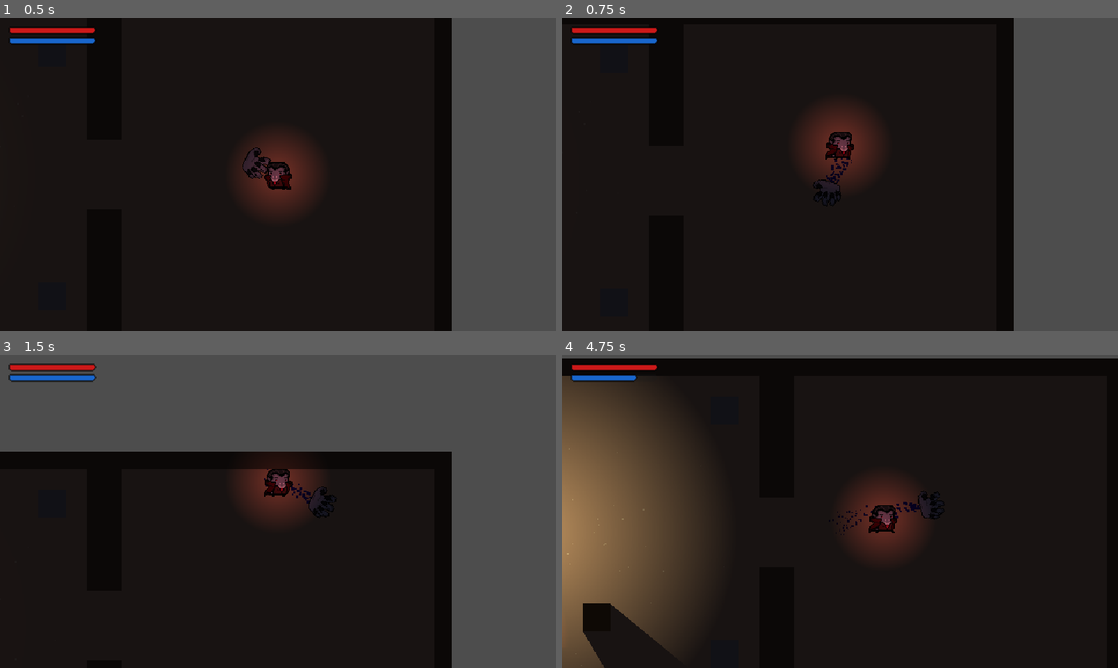
Above: before the commit, frames 1-4 (two rows, left to right).
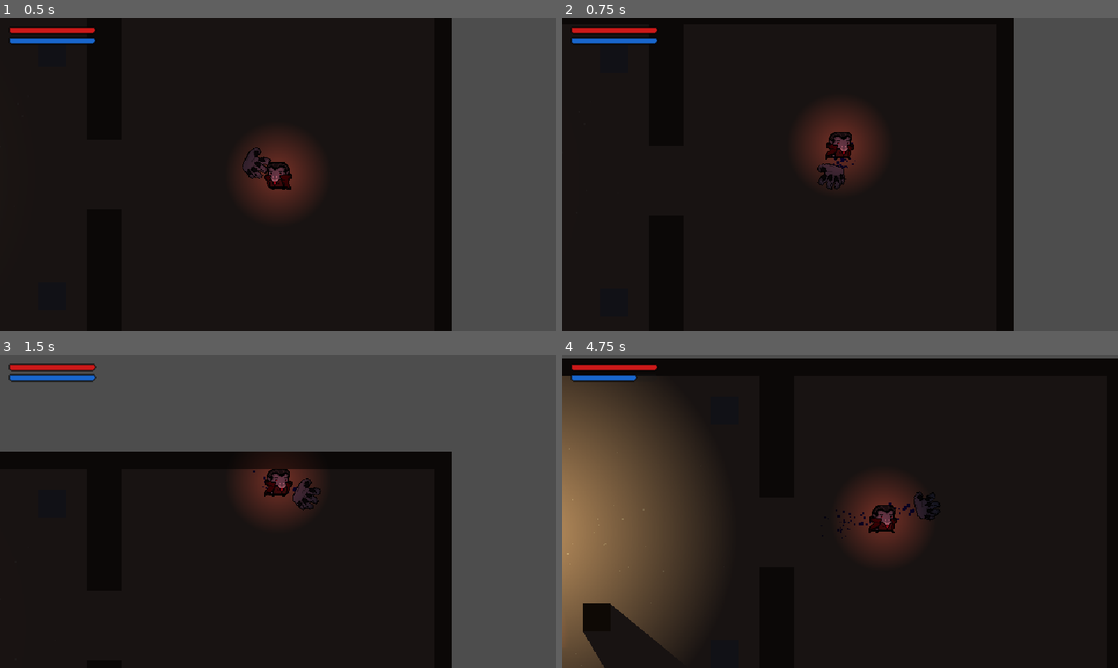
Above: after the commit, the same moments.

Repository: Lohrel/WlademirBizarreAdventures
Game: Godot game, scene res://scenes/level_generator.tscn
The game is run twice, just before and just after one commit, with the same random seed, the same clock (stepped at 60 frames per second) and the same inputs. The engine's default icon, where the game draws it, is replaced by a stand-in: a white triangle on a blue panel in a dark square.
Inputs (mouse positions are in pixels of both pictures, inside the frame that each line leads up to):
- Up to frame 1 (0.5 s): no input
- Up to frame 2 (0.75 s): tap Enter at 0.5 s; move the mouse to (812, 237) at 0.52 s; hold W (move_up) from 0.53 s (still down); click (812, 237) at 0.6 s
- Up to frame 3 (1.5 s): keep holding W (move_up); move the mouse to (444, 558) at 1.27 s; click (444, 558) at 1.35 s
- Up to frame 4 (4.75 s): move the mouse to (673, 464) at 2.02 s; release W (move_up) at 2.03 s; hold A (move_left) 2.03-3.53 s; tap Shift (dash) at 2.1, 4.35 s; click (673, 464) at 2.3 s; move the mouse to (867, 511) at 2.77 s; click (867, 511) at 2.85 s; move the mouse to (756, 433) at 3.52 s; hold S (move_down) 3.53-4.28 s; click (756, 433) at 3.6 s; move the mouse to (962, 495) at 4.27 s; hold Right (move_right) from 4.28 s (still down); click (962, 495) at 4.55 s

Frame 1 is identical in both runs. In frame 2, 0.3% of the frame differs, in the area x 45-53%, y 39-58%; in frame 3, 0.3%; in frame 4, 0.3%, in the area x 48-69%, y 43-59%.

Commit message:
Mecânica de dano de ataque, Dummy inimigo de teste

Diff:
--- a/project.godot
+++ b/project.godot
@@ -76,9 +76,9 @@
 
 [rendering]
 
+textures/canvas_textures/default_texture_filter=0
+rendering_device/driver.windows="d3d12"
 2d/snap/snap_2d_transforms_to_pixel=true
 2d/snap/snap_2d_vertices_to_pixel=true
-textures/canvas_textures/default_texture_filter=0
-rendering_device/driver.windows="d3d12"
 2d/size/mode=0
 2d/stretch/scale=1.0
--- /dev/null
+++ b/scenes/blood_particles.tscn
@@ -0,0 +1,27 @@
+[gd_scene format=3 uid="uid://c6u7v4l6n7p4j"]
+
+[sub_resource type="Curve" id="Curve_Blood"]
+_data = [Vector2(0, 1), 0.0, 0.0, 0, 0, Vector2(1, 0), 0.0, 0.0, 0, 0]
+point_count = 2
+
+[sub_resource type="Gradient" id="Gradient_Blood"]
+colors = PackedColorArray(0.6, 0, 0, 1, 0.25, 0, 0, 1)
+
+[node name="BloodParticles" type="CPUParticles2D"]
+emitting = false
+amount = 20
+lifetime = 0.5
+one_shot = true
+explosiveness = 0.8
+randomness = 0.5
+lifetime_randomness = 0.3
+spread = 180.0
+gravity = Vector2(0, 150)
+initial_velocity_min = 50.0
+initial_velocity_max = 120.0
+damping_min = 20.0
+damping_max = 50.0
+scale_amount_min = 2.0
+scale_amount_max = 4.0
+scale_amount_curve = SubResource("Curve_Blood")
+color_initial_ramp = SubResource("Gradient_Blood")
--- /dev/null
+++ b/scenes/dummy.tscn
@@ -0,0 +1,33 @@
+[gd_scene format=3 uid="uid://cx1r0w5q1y2n4"]
+
+[ext_resource type="Script" path="res://scripts/dummy.gd" id="1_dummy"]
+[ext_resource type="Texture2D" uid="uid://bt4m4k5k0w2p5" path="res://assets/sprites/icon.svg" id="2_icon"]
+
+[sub_resource type="RectangleShape2D" id="RectangleShape2D_phys"]
+size = Vector2(16, 16)
+
+[sub_resource type="CircleShape2D" id="CircleShape2D_hurt"]
+radius = 12.0
+
+[node name="Dummy" type="StaticBody2D"]
+collision_layer = 1
+collision_mask = 2
+script = ExtResource("1_dummy")
+
+[node name="Sprite2D" type="Sprite2D" parent="."]
+modulate = Color(0.8, 0.4, 0.4, 1)
+scale = Vector2(0.15, 0.15)
+texture = ExtResource("2_icon")
+
+[node name="CollisionShape2D" type="CollisionShape2D" parent="."]
+shape = SubResource("RectangleShape2D_phys")
+
+[node name="Hurtbox" type="Area2D" parent="."]
+unique_name_in_owner = true
+collision_layer = 8
+collision_mask = 4
+
+[node name="CollisionShape2D" type="CollisionShape2D" parent="Hurtbox"]
+shape = SubResource("CircleShape2D_hurt")
+
+[connection signal="area_entered" from="Hurtbox" to="." method="_on_hurtbox_area_entered"]
--- a/garra_player.tscn
+++ b/scenes/garra_player.tscn
@@ -1,7 +1,10 @@
 [gd_scene format=3 uid="uid://ctt3ybxltjmat"]
 
-[ext_resource type="Texture2D" uid="uid://btry4vdo5qvce" path="res://assets/sprites/maos_vampiro.png" id="1_0rx0y"]
-[ext_resource type="Script" uid="uid://c06d3y85p4cqy" path="res://hand.gd" id="2_edlm2"]
+[ext_resource type="Texture2D" uid="uid://btry4vdo5qvce" path="res://assets/sprites/maos_vampiro.png" id="1_dyq0a"]
+[ext_resource type="Script" uid="uid://c06d3y85p4cqy" path="res://scripts/hand.gd" id="2_ojvbx"]
+
+[sub_resource type="CircleShape2D" id="CircleShape2D_hitbox"]
+radius = 14.0
 
 [sub_resource type="Curve" id="Curve_Scale"]
 _data = [Vector2(0, 1), 0.0, 0.0, 0, 0, Vector2(1, 0), 0.0, 0.0, 0, 0]
@@ -15,20 +18,29 @@
 
 [node name="hand" type="Sprite2D" parent="." unique_id=390138523]
 position = Vector2(17, 0)
-texture = ExtResource("1_0rx0y")
+texture = ExtResource("1_dyq0a")
 vframes = 2
-script = ExtResource("2_edlm2")
+script = ExtResource("2_ojvbx")
 distancia = 25
+
+[node name="Hitbox" type="Area2D" parent="hand" unique_id=998811]
+collision_layer = 4
+collision_mask = 8
+monitoring = false
+monitorable = false
+
+[node name="CollisionShape2D" type="CollisionShape2D" parent="hand/Hitbox" unique_id=998812]
+shape = SubResource("CircleShape2D_hitbox")
 
 [node name="ShadowTrail" type="CPUParticles2D" parent="hand" unique_id=1110338141]
 show_behind_parent = true
 emitting = false
-amount = 200
+amount = 100
 lifetime = 0.4
 preprocess = 0.01
-local_coords = false
+explosiveness = 0.1
 emission_shape = 1
-emission_sphere_radius = 5.0
+emission_sphere_radius = 10.0
 direction = Vector2(-1, 0)
 spread = 15.0
 gravity = Vector2(0, 0)
--- a/scenes/player.tscn
+++ b/scenes/player.tscn
@@ -2,7 +2,7 @@
 
 [ext_resource type="Script" uid="uid://c2wqoqv4fgwii" path="res://scripts/player.gd" id="1_g2els"]
 [ext_resource type="Texture2D" uid="uid://dsgqp0vwv7vuo" path="res://assets/sprites/player/vampiro_spritesheet.png" id="2_qhqgy"]
-[ext_resource type="PackedScene" uid="uid://ctt3ybxltjmat" path="res://garra_player.tscn" id="3_qhqgy"]
+[ext_resource type="PackedScene" uid="uid://ctt3ybxltjmat" path="res://scenes/garra_player.tscn" id="3_qhqgy"]
 [ext_resource type="PackedScene" uid="uid://c8y8q8u4n8p4x" path="res://scenes/hud.tscn" id="4_hud"]
 
 [sub_resource type="CapsuleShape2D" id="CapsuleShape2D_g2els"]
--- /dev/null
+++ b/scripts/dummy.gd
@@ -0,0 +1,42 @@
+extends StaticBody2D
+
+@export var health: float = 50.0
+
+@onready var sprite = $Sprite2D
+
+var blood_scene = preload("res://scenes/blood_particles.tscn")
+
+func take_damage(amount: float):
+	# health -= amount # Comentado para testes (imortal)
+
+	# Blood effect
+	var blood = blood_scene.instantiate()
+	get_parent().add_child(blood)
+	blood.global_position = global_position
+	blood.emitting = true
+	# Limpa o node de partículas depois que terminar
+	get_tree().create_timer(blood.lifetime).timeout.connect(blood.queue_free)
+
+	# Efeito visual de tremor
+	var tween = create_tween()
+	tween.tween_property(sprite, "modulate", Color(10, 10, 10), 0.05)
+	tween.tween_property(sprite, "modulate", Color(1, 1, 1), 0.1)
+
+	# Pequeno pulo/escala (agora relativo à escala original de 0.15)
+	var tween_scale = create_tween()
+	var base_scale = Vector2(0.15, 0.15)
+	tween_scale.tween_property(sprite, "scale", base_scale * 1.2, 0.05)
+	tween_scale.tween_property(sprite, "scale", base_scale, 0.1)
+
+	# if health <= 0:
+	#	die()
+
+func die():
+	# Efeito de morte simples
+	var tween = create_tween()
+	tween.tween_property(self, "modulate:a", 0.0, 0.2)
+	tween.finished.connect(queue_free)
+
+func _on_hurtbox_area_entered(area: Area2D) -> void:
+	if area.name == "Hitbox":
+		take_damage(10.0)
--- a/scripts/player.gd
+++ b/scripts/player.gd
@@ -224,14 +224,19 @@
 	if Input.is_action_just_pressed("attack") and _is_attacking == false:
 		_attack_timer.start()
 		_is_attacking = true
+		$garra_player/hand.distancia = 0 # Inicia exatamente no centro do player
+		$garra_player/hand/Hitbox.monitorable = true
 
 	if _is_attacking:
-		$garra_player/hand.distancia = move_toward($garra_player/hand.distancia, 60, 350 * get_physics_process_delta_time())
+		var current_dist = $garra_player/hand.distancia
+		$garra_player/hand.distancia = move_toward(current_dist, 60, 350 * get_physics_process_delta_time())
 		$garra_player/hand/ShadowTrail.emitting = true
 	else:
 		$garra_player/hand.distancia = move_toward($garra_player/hand.distancia, 25, 200 * get_physics_process_delta_time())
 		$garra_player/hand/ShadowTrail.emitting = false
+		$garra_player/hand/Hitbox.monitorable = false
 
 
 func _on_attack_timer_timeout() -> void:
 	_is_attacking = false
+	$garra_player/hand/Hitbox.monitorable = false
--- a/scripts/room.gd
+++ b/scripts/room.gd
@@ -14,6 +14,7 @@
 # Pré-carregamento dos objetos para a geração procedural
 var pillar_scene = preload("res://scenes/pillar.tscn")
 var box_scene = preload("res://scenes/box.tscn")
+var dummy_scene = preload("res://scenes/dummy.tscn")
 
 # Variável que guarda se a sala tem teto aberto (usado para movimentar o sol)
 var has_open_ceiling = false
@@ -96,6 +97,12 @@
 		b.position = rpos
 		add_child(b)
 
+	# Spawn de Dummy (20% de chance por sala normal)
+	if randf() < 0.2:
+		var d = dummy_scene.instantiate()
+		d.position = Vector2(randf_range(-100, 100), randf_range(-100, 100))
+		add_child(d)
+
 func setup_doors(has_north, has_south, has_east, has_west):
 	setup_room(has_north, has_south, has_east, has_west, false)
 
Renamed: hand.gd -> scripts/hand.gd
